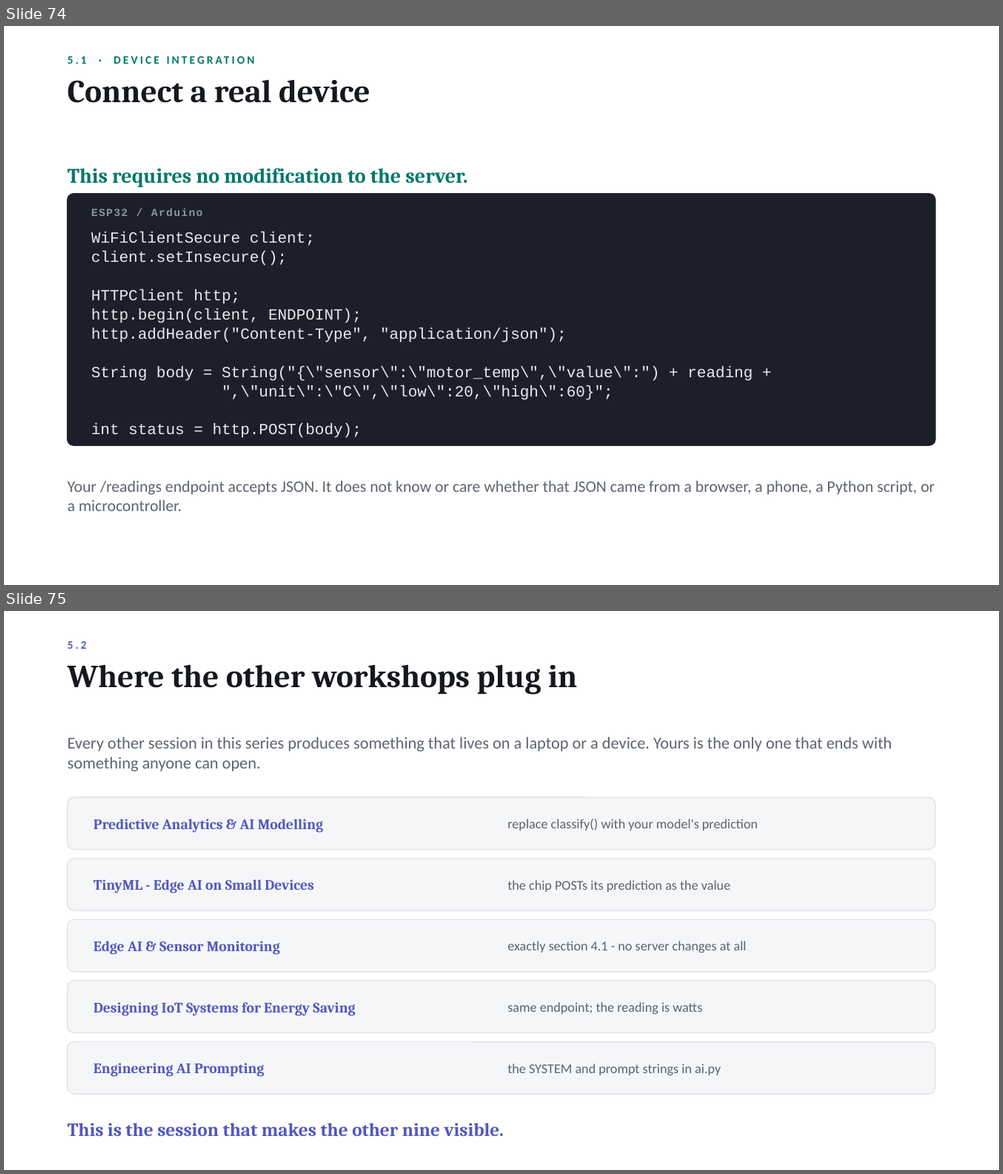
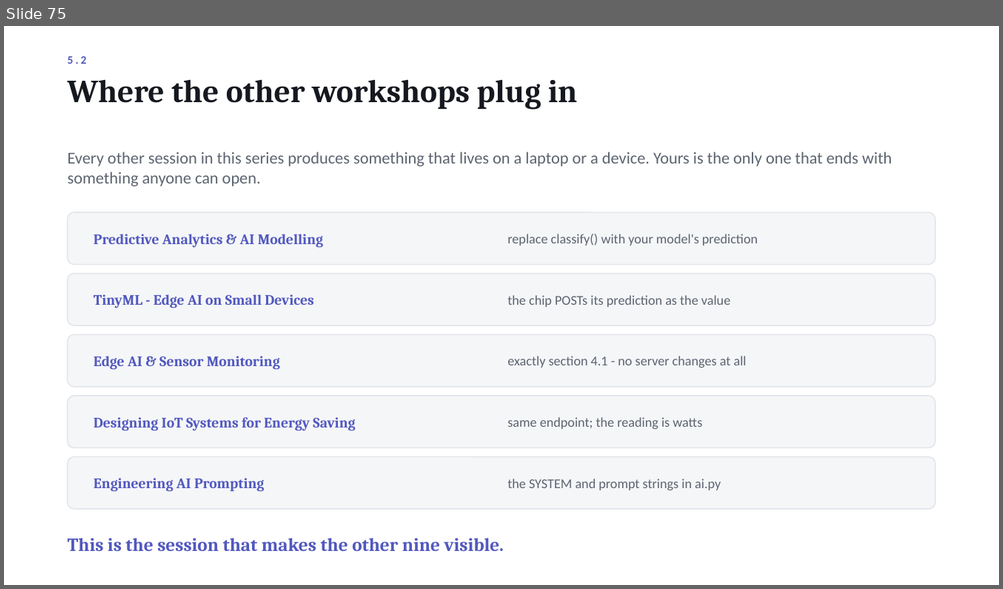
Before and after one commit to Shamsu3100/demon-, a slide deck: Nexus_Workshop_Deck.pptx. Shown one above the other, each under a label of ours: slides 74 and 75 before the commit, slide 75 after it. The pictures are 1003x1174 and 1003x589 pixels, drawn with LibreOffice and Linux fonts; fonts in the diff are those of the drawing. Boxes give left, top, right and bottom in pixels: in the first picture for what was removed or moved away, otherwise in the second. Text is boxed around its words. In the diff, an @@ line names an element or a change of style, - is before the commit and + after.

```diff
--- a/Nexus_Workshop_Deck.pptx
+++ b/Nexus_Workshop_Deck.pptx
@@ slide 74 removed at (4,26,999,585), background #FFFFFF @@
@@ text removed at (68,56,87,64) @@
-5.1 · DEVICE INTEGRATION
@@ text removed at (68,80,370,103) @@
-Connect a real device
@@ text removed at (68,168,467,187) @@
-This requires no modification to the server.
@@ rounded rectangle removed at (68,194,935,446) @@
@@ text removed at (91,209,203,216) @@
-ESP32 / Arduino
@@ text removed at (91,232,752,438) @@
-WiFiClientSecure client;
-client.setInsecure();
-HTTPClient http;
-http.begin(client, ENDPOINT);
-http.addHeader("Content-Type", "application/json");
-String body = String("{\"sensor\":\"motor_temp\",\"value\":") + reading +
-",\"unit\":\"C\",\"low\":20,\"high\":60}";
-int status = http.POST(body);
@@ text removed at (68,481,934,511) @@
-Your /readings endpoint accepts JSON. It does not know or care whether that JSON came from a browser, a phone, a Python script, or a microcontroller.
```
Also in this commit, not shown: 1 slide changed, 1 slide added.
